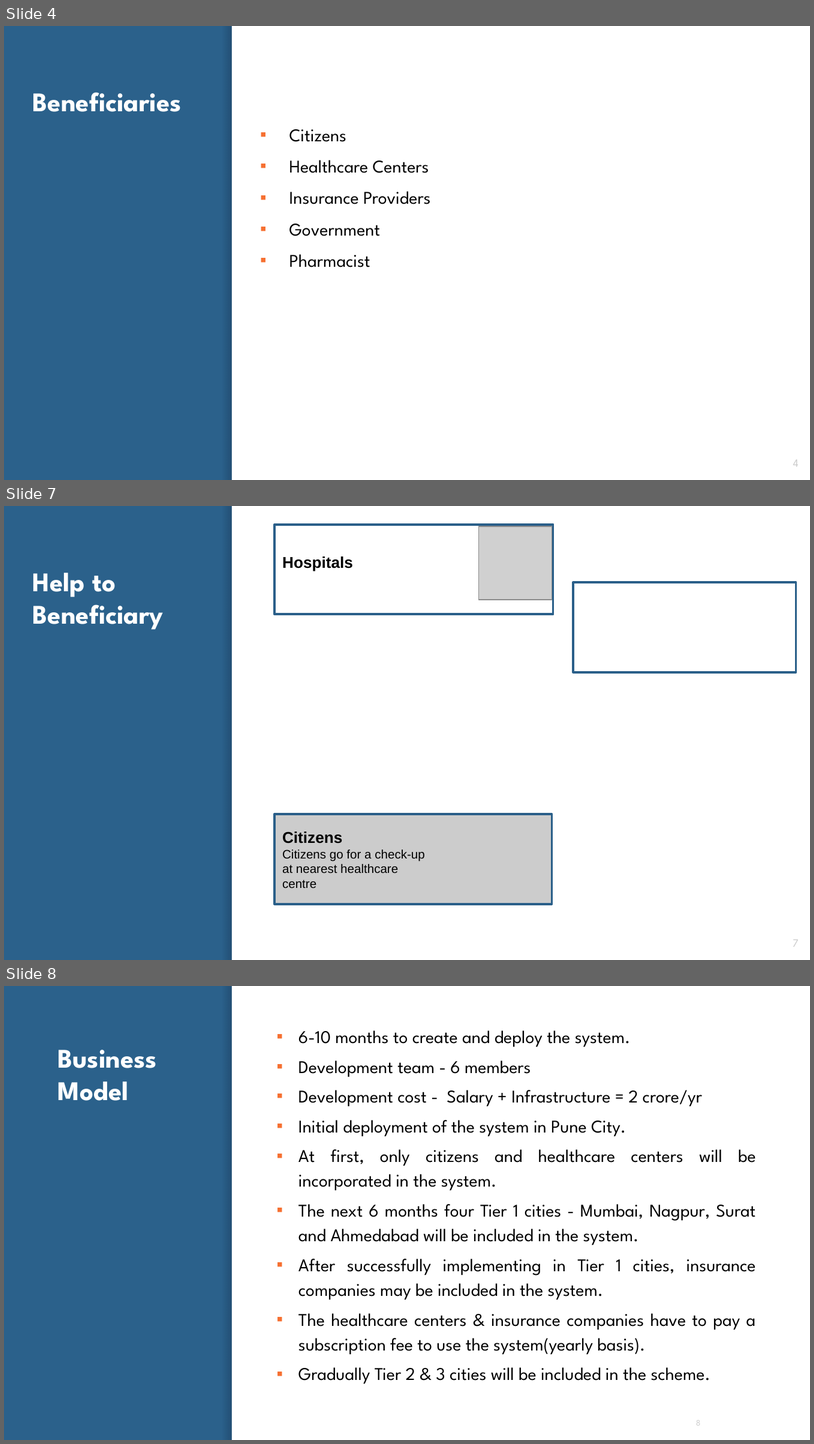
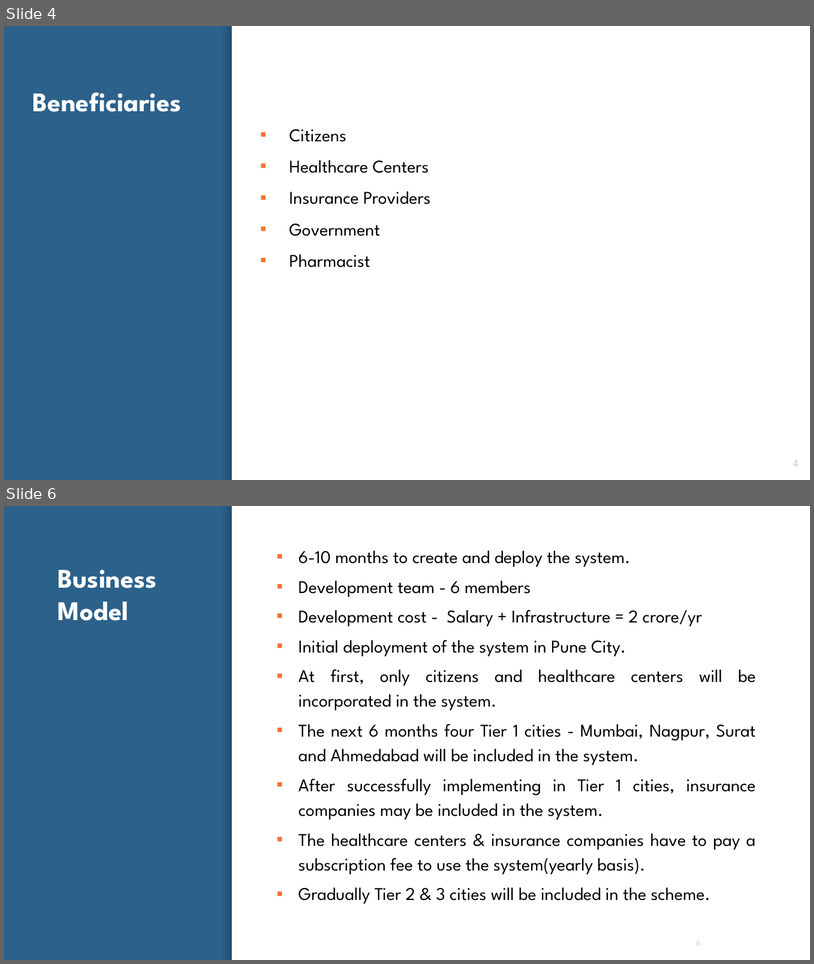
Before and after one commit to ShikharBhatt/NITI, a slide deck: niti aayog.pptx. Shown one above the other, each under a label of ours: slides 4, 7 and 8 before the commit, slides 4 and 6 after it; the slides between them are not shown. The pictures are 814x1444 and 814x964 pixels, drawn with LibreOffice and Linux fonts; fonts in the diff are those of the drawing; grey boxes stand for pictures. Boxes give left, top, right and bottom in pixels: in the first picture for what was removed or moved away, otherwise in the second. Text is boxed around its words. In the diff, an @@ line names an element or a change of style, - is before the commit and + after.

```diff
--- a/niti aayog.pptx
+++ b/niti aayog.pptx
@@ slide 7 removed at box(4, 506, 810, 960), background #2B618B; not listed: 2 template elements that a slide beside it also shows @@
@@ rectangle removed at box(275, 525, 554, 614) @@
-Hospitals
@@ picture removed at box(479, 526, 552, 600) @@
@@ title removed at box(33, 573, 164, 630) @@
-Help to Beneficiary
@@ rectangle removed at box(573, 583, 796, 672) @@
@@ rectangle removed at box(275, 814, 552, 904) @@
-Citizens
-Citizens go for a check-up
-at nearest healthcare
-centre
@@ page number removed at box(793, 939, 799, 946) @@
-7
@@ what was slide 8 is now slide 6 @@
```
Also in this commit, not shown: 4 slides changed, 2 other slides removed, 3 other files.
